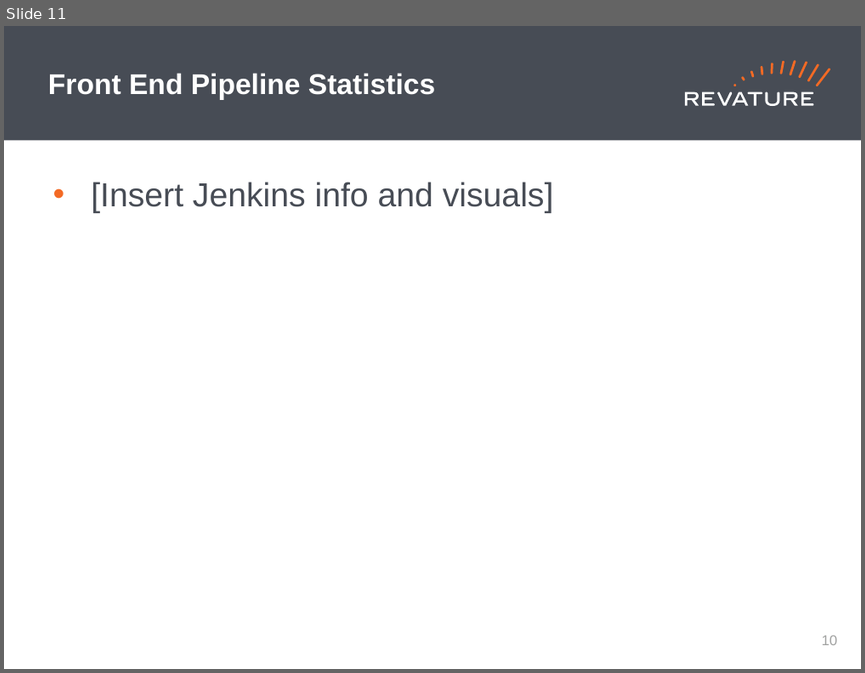
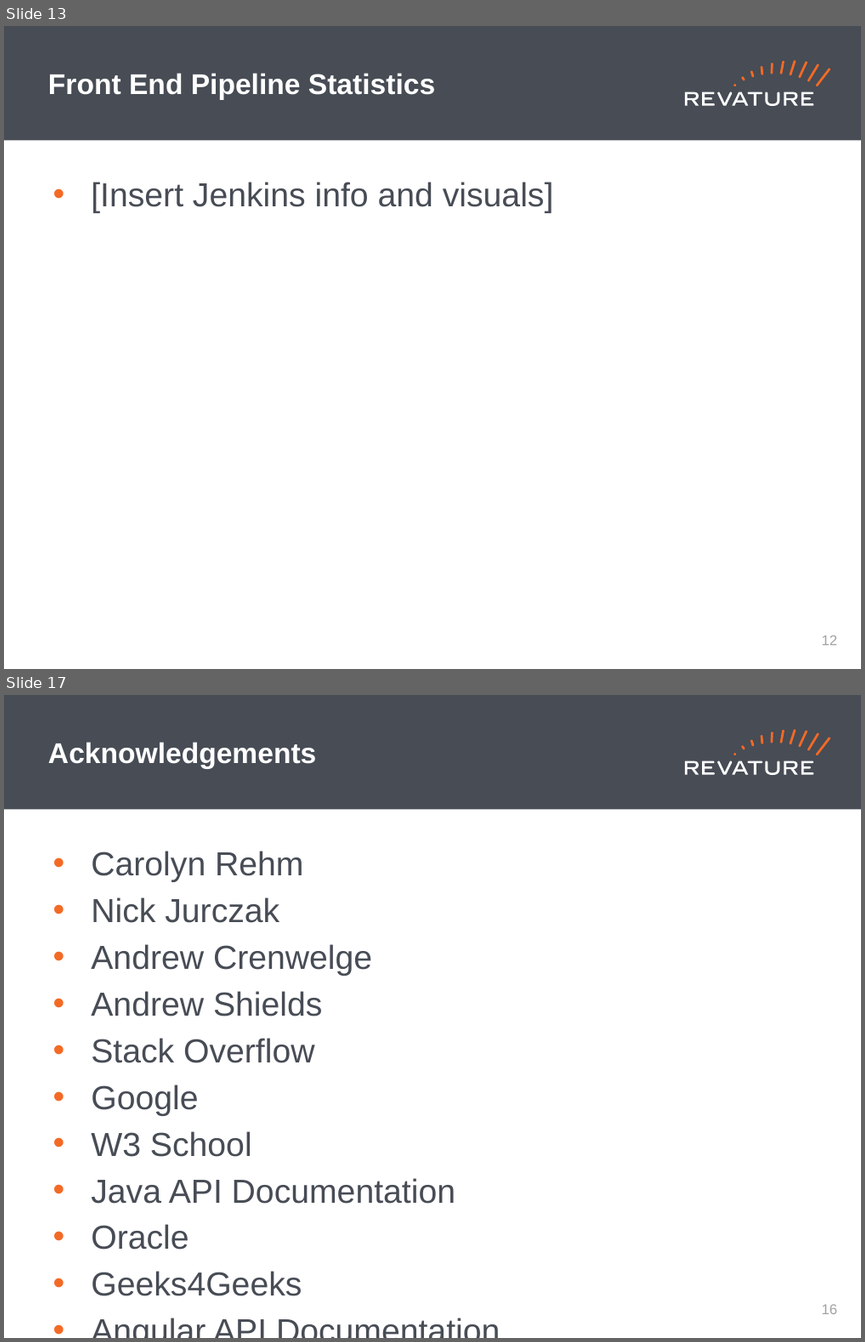
Before and after one commit to Revature-Bubble/Presentation, a slide deck: Revature Standards/Presentation.pptx. Shown one above the other, each under a label of ours: slide 11 before the commit, slides 13 and 17 after it; the slides between them are not shown. The pictures are 865x673 and 865x1342 pixels, drawn with LibreOffice and Linux fonts; fonts in the diff are those of the drawing. Boxes give left, top, right and bottom in pixels: in the first picture for what was removed or moved away, otherwise in the second. Text is boxed around its words. In the diff, an @@ line names an element or a change of style, - is before the commit and + after.

```diff
--- a/Revature Standards/Presentation.pptx
+++ b/Revature Standards/Presentation.pptx
@@ slide 17 added at (4,695,861,1338), background #FFFFFF; not listed: 19 template elements that a slide beside it also shows @@
@@ title added at (48,742,316,769), 24 pt, text #FFFFFF, bold @@
+Acknowledgements
@@ text added at (91,851,455,1296), 28 pt, text #474C55 @@
+• Carolyn Rehm
+• Nick Jurczak
+• Andrew Crenwelge
+• Andrew Shields
+• Stack Overflow
+• Google
+• W3 School
+• Java API Documentation
+• Oracle
+• Geeks4Geeks
+• Angular API Documentation
@@ page number added at (822,1304,838,1314), 12 pt, text #A0A1A0 @@
+16
@@ what was slide 11 is now slide 13 @@
@@ page number at (822,635,838,645): text changed @@
-10
+12
```
Also in this commit, not shown: 5 slides changed, 3 other slides added, 2 slides removed.
